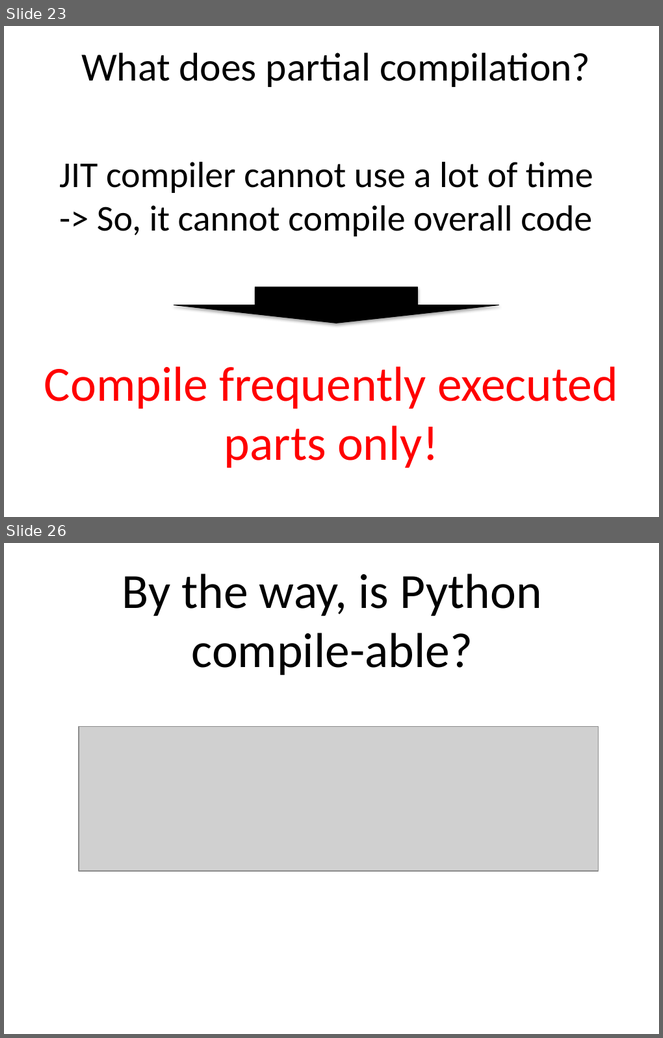
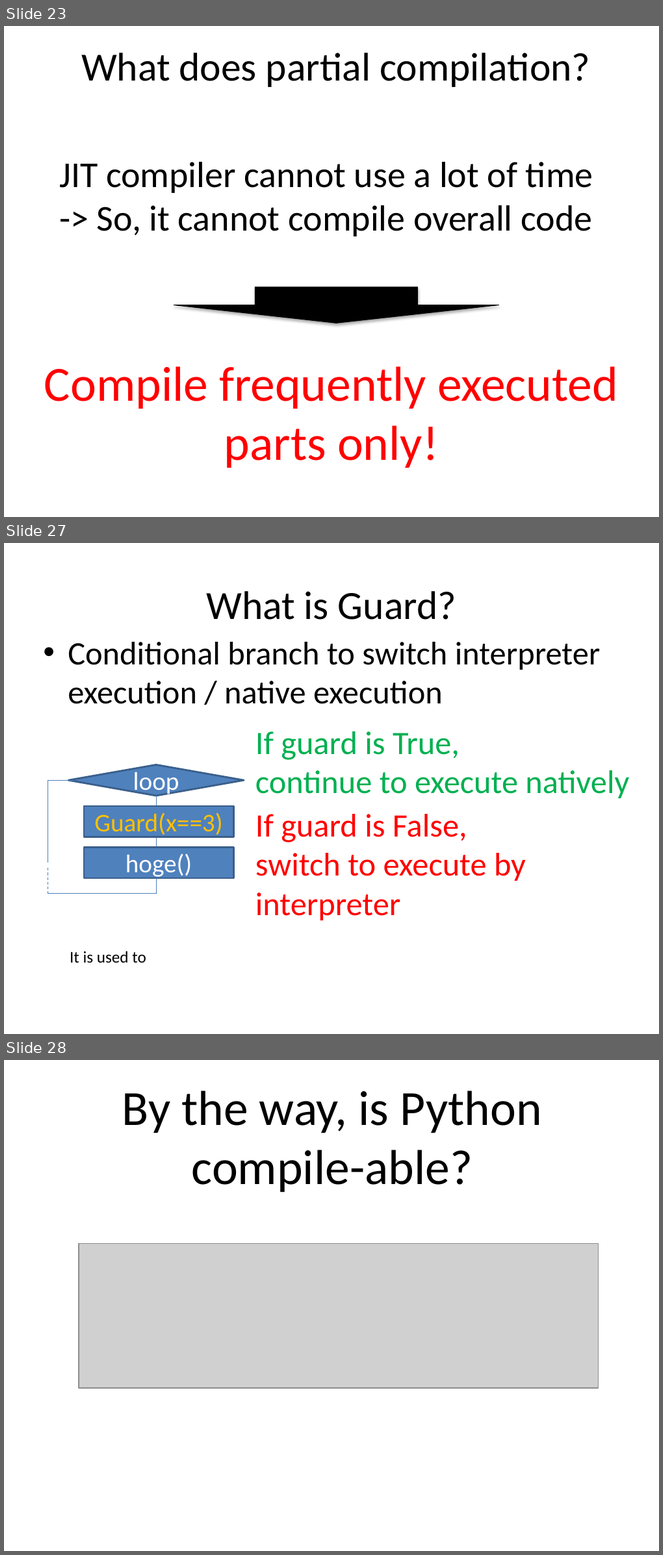
Before and after one commit to ryotaro/pyconjp2012slide, a slide deck: master/Fundamental Technologies Used in PyPy JIT Compiler.pptx. Shown one above the other, each under a label of ours: slides 23 and 26 before the commit, slides 23, 27 and 28 after it; the slides between them are not shown. The pictures are 663x1038 and 663x1555 pixels, drawn with LibreOffice and Linux fonts; fonts in the diff are those of the drawing; grey boxes stand for pictures. Boxes give left, top, right and bottom in pixels: in the first picture for what was removed or moved away, otherwise in the second. Text is boxed around its words. In the diff, an @@ line names an element or a change of style, - is before the commit and + after.

Commit message:
Making guard

```diff
--- a/master/Fundamental Technologies Used in PyPy JIT Compiler.pptx
+++ b/master/Fundamental Technologies Used in PyPy JIT Compiler.pptx
@@ slide 27 added at (4,543,659,1034), background #FFFFFF @@
@@ title added at (206,591,456,620), 44 pt, text #000000 @@
+What is Guard?
@@ text added at (68,642,601,704), 36 pt, text #000000 @@
+• Conditional branch to switch interpreter execution / native execution
@@ text added at (256,731,629,798), 36 pt, text #00B050 @@
+If guard is True,
+continue to execute natively
@@ diamond added at (68,765,244,796), fill #4F81BD, outline #3A5F8C 2 pt, 28 pt, text #FFFFFF @@
+loop
@@ line added from (48, 780) to (48, 863), #4B7EBC 0.75 pt @@
@@ line added from (48, 780) to (74, 780), #4B7EBC 0.75 pt @@
@@ line added from (156, 796) to (156, 806), #4B7EBC 0.75 pt @@
@@ rectangle added at (84,806,233,837), fill #4F81BD, outline #3A5F8C 2 pt, 28 pt, text #FFC000 @@
+Guard(x==3)
@@ text added at (256,814,526,921), 36 pt, text #FF0000 @@
+If guard is False,
+switch to execute by
+interpreter
@@ line added from (156, 832) to (156, 848), #4B7EBC 0.75 pt @@
@@ rectangle added at (84,848,233,878), fill #4F81BD, outline #3A5F8C 2 pt, 28 pt, text #FFFFFF @@
+hoge()
@@ line added from (48, 868) to (48, 894), #4B7EBC 0.75 pt dashed @@
@@ line added from (156, 878) to (156, 894), #4B7EBC 0.75 pt @@
@@ line added from (156, 894) to (48, 894), #4B7EBC 0.75 pt @@
@@ text added at (70,951,146,964), 18 pt, text #000000 @@
+It is used to
@@ what was slide 26 is now slide 28 @@
```
Also in this commit, not shown: 2 slides changed, 1 other slide added, 1 slide removed.
